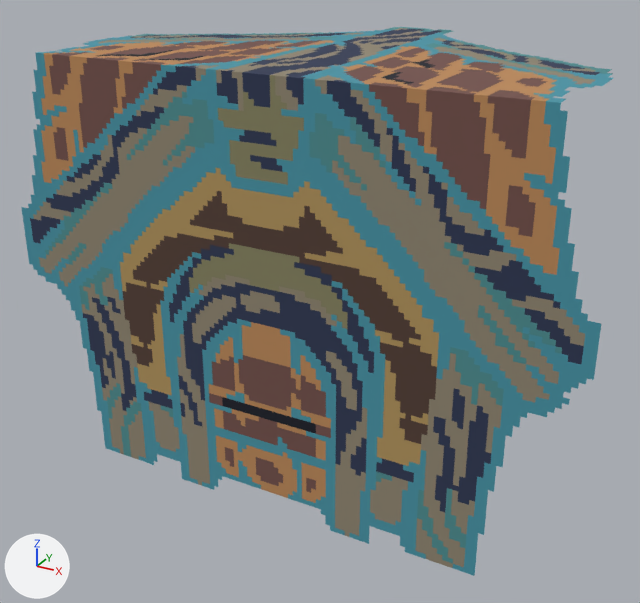
One commit to the glTF model balanca/public/voxel/buildings/blue/House1.glb: the scene before it, then after it.
One viewpoint serves both versions: a camera (50 mm lens) standing at (75.9, -118.2, 105.0) and looking at (-4.0, 27.0, 32.4). Lighting does not change. The marker at lower left points along +X, +Y and +Z. The older version comes first. Where no turn or scale is listed for an object, it has been applied to the vertices. Vertices at exactly the same position are counted once.
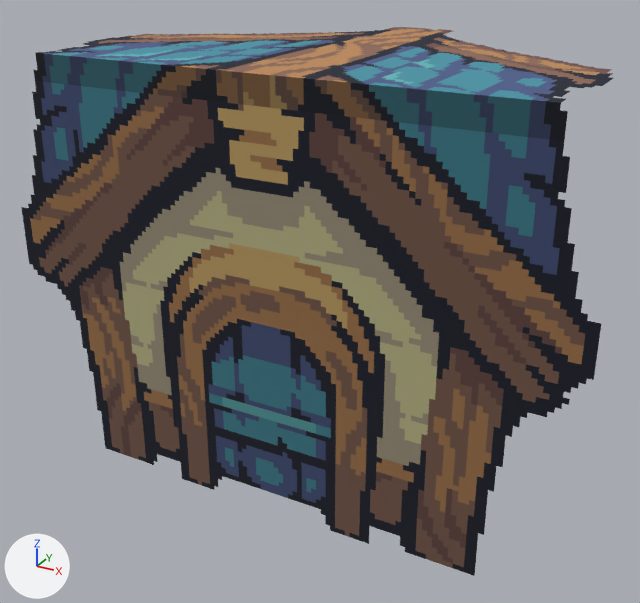
Changed parts and their boxes (x1, y1, x2, y2) in the pictures (640 x 603 px; the box of a moved part takes in the faces that stretch with it):
'Mesh_0', surface changed
    both: (21, 27, 613, 576)
part 1 of me_mesh_0, moved or reshaped
    both: (34, 63, 568, 217)
part 2 of me_mesh_0, surface changed
    both: (21, 27, 613, 576)

The change, as a diff of the scene's bpy script:
```diff
--- a/balanca/public/voxel/buildings/blue/House1.glb.py
+++ b/balanca/public/voxel/buildings/blue/House1.glb.py
@@ mat_paleta @@
 n3 = _N.new('ShaderNodeMapping'); n3.name = 'Mapping'
-n3.inputs[1].default_value = (0.05, 0.5, 0.0)  # 'Location'
-n3.inputs[3].default_value = (14.4, 0.0, 1.0)  # 'Scale'
+n3.inputs[1].default_value = (0.0167, 0.5, 0.0)  # 'Location'
+n3.inputs[3].default_value = (15.47, 0.0, 1.0)  # 'Scale'
 n4 = _N.new('ShaderNodeUVMap'); n4.name = 'UV Map'
@@ me_mesh_0 @@
 # used by ob_mesh_0; location = (-56.0, 67.0, 0.0)
-me_mesh_0.from_pydata(...)  # 4420 vertices, 4428 faces; spans x 0.0..112.0, y -67.0..0.0, z 0.0..82.0
+me_mesh_0.from_pydata(...)  # 4447 vertices, 4472 faces; spans x 0.0..112.0, y -67.0..0.0, z 0.0..82.0
+# me_mesh_0 part 1
+# 20 vertices are removed from x 11.0..101.0, y -67.0, z 67.0..76.0
+# 112 faces are deleted
+# 3 vertices move from x 21.0..91.0, y -67.0, z 70.0..71.0 to x 18.0..94.0, y -67.0, z 70.0..71.0
+# 7 vertices are added at x 8.0..94.0, y -67.0, z 64.0..76.0
+# 21 new vertices lie (0.0, 0.0, -2.0) away from vertices in x 8.0..103.0, y -67.0, z 74.0..79.0
+# 13 new vertices lie (0.0, 0.0, -1.0) away from vertices in x 10.0..91.0, y -67.0, z 69.0..78.0
+# 6 new vertices lie (2.0, 0.0, 0.0) away from vertices in x 10.0..102.0, y -67.0, z 72.0..77.0
+# 156 new faces join them
+# me_mesh_0 part 2: 2448 kept faces spanning x 0.0..112.0, y -67.0..0.0, z 0.0..82.0 get new texture (UV) coordinates
 me_mesh_0.materials.append(mat_paleta)
```
